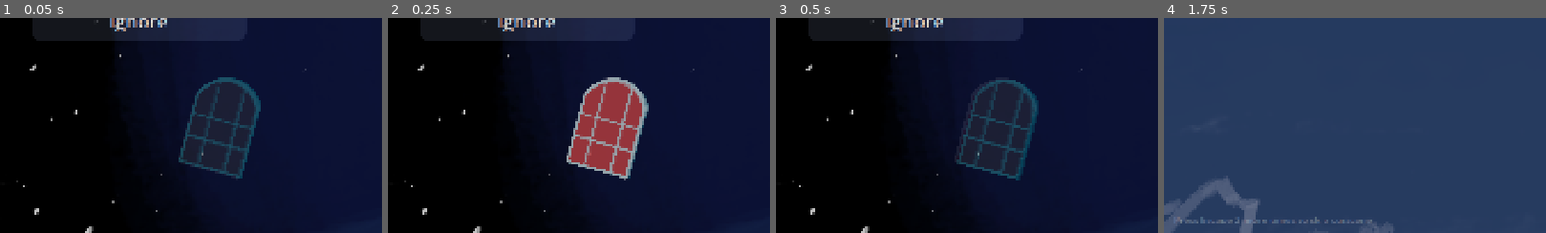
Above: before the commit, frames 1-4 (left to right).
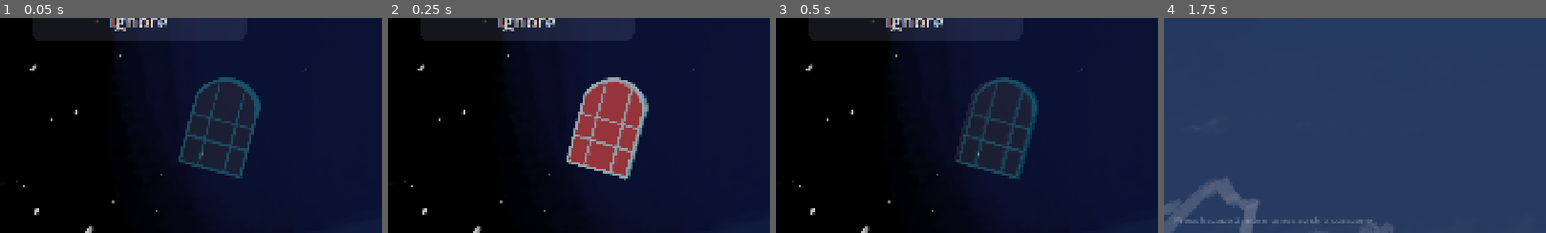
Above: after the commit, the same moments.

Repository: FlooferLand/timeloop-game
Game: Godot game, scene res://levels/init/init.tscn
The game is run twice, just before and just after one commit, with the same random seed, the same clock (stepped at 60 frames per second) and the same inputs. Before the commit the project starts from res://levels/title_screen/title_screen.tscn. Sound files missing from this copy of the repository are replaced by a short silence.
Inputs (mouse positions are % of the whole screen's width and height, from its top left):
- Up to frame 1 (0.05 s): no input
- Up to frame 2 (0.25 s): no input
- Up to frame 3 (0.5 s): no input
- Up to frame 4 (1.75 s): click "Respond" at 0.5 s; tap Enter at 1.25 s; move the mouse to (72, 45) at 1.27 s; hold D (walk_right) from 1.28 s (still down); hold Space (advance_dialog) from 1.28 s (still down); click (72, 45) at 1.42 s
The pictures show only the part of the screen within x 0-50%, y 50-100%; the shares and areas given below are measured in that part.

The runs differ from the first frame. In frame 1, less than 0.1% of the frame differs, in the area x 46-67%, y 29-72%; in frame 2, less than 0.1%; in frame 3, 0.5%, in the area x 47-68%, y 27-76%; in frame 4, nothing differs.

Commit message:
Add default scene to cache compelx operations at game startup

Diff:
--- /dev/null
+++ b/levels/init/init.gd
@@ -0,0 +1,11 @@
+extends Node2D
+
+const TitleScreenScene := preload("uid://cu638cpwjak4k")
+
+var waited: float = 0.0
+
+func _process(delta: float) -> void:
+	waited += delta
+	if waited > 1.0 or OS.is_debug_build():
+		get_tree().change_scene_to_packed(TitleScreenScene)
+		waited = 0.0
--- /dev/null
+++ b/levels/init/init.tscn
@@ -0,0 +1,40 @@
+[gd_scene load_steps=6 format=3 uid="uid://b5pwoudleripi"]
+
+[ext_resource type="Script" uid="uid://q8w8umo33im0" path="res://levels/init/init.gd" id="1_bvh36"]
+[ext_resource type="PackedScene" uid="uid://b126372syf2k6" path="res://levels/outside/scenes/spaceship_land_poof.tscn" id="2_0ifk7"]
+[ext_resource type="Texture2D" uid="uid://0fbuntqttqsl" path="res://assets/textures/loading.png" id="2_2r24f"]
+[ext_resource type="PackedScene" uid="uid://divqq41454uas" path="res://levels/outside/scenes/spaceship_ambient_poof.tscn" id="3_uhywf"]
+
+[sub_resource type="StyleBoxFlat" id="StyleBoxFlat_tu4rc"]
+bg_color = Color(0, 0, 0, 1)
+
+[node name="Init" type="Node2D"]
+script = ExtResource("1_bvh36")
+
+[node name="Scene" type="Node2D" parent="."]
+metadata/_edit_lock_ = true
+
+[node name="SpaceshipLandPoof" parent="Scene" instance=ExtResource("2_0ifk7")]
+
+[node name="SpaceshipAmbientPoof" parent="Scene" instance=ExtResource("3_uhywf")]
+
+[node name="Camera2D" type="Camera2D" parent="."]
+process_callback = 0
+limit_enabled = false
+
+[node name="CanvasLayer" type="CanvasLayer" parent="."]
+layer = 1000
+
+[node name="PanelContainer" type="PanelContainer" parent="CanvasLayer"]
+anchors_preset = 15
+anchor_right = 1.0
+anchor_bottom = 1.0
+grow_horizontal = 2
+grow_vertical = 2
+theme_override_styles/panel = SubResource("StyleBoxFlat_tu4rc")
+
+[node name="TextureRect" type="TextureRect" parent="CanvasLayer/PanelContainer"]
+layout_mode = 2
+texture = ExtResource("2_2r24f")
+expand_mode = 2
+stretch_mode = 5
--- a/levels/outside/intro.tscn
+++ b/levels/outside/intro.tscn
@@ -20,7 +20,9 @@
 [ext_resource type="AudioStream" uid="uid://bfy30r4rmfmln" path="res://assets/sfx/door/door_close_1.wav" id="15_yvt5h"]
 [ext_resource type="Texture2D" uid="uid://ctai58rgk4jp7" path="res://assets/textures/water_particle.png" id="17_wgj81"]
 [ext_resource type="Script" uid="uid://nsjrhdwswjjr" path="res://levels/outside/skippo.gd" id="18_u1cip"]
+[ext_resource type="PackedScene" uid="uid://divqq41454uas" path="res://levels/outside/scenes/spaceship_ambient_poof.tscn" id="19_rjd78"]
 [ext_resource type="AudioStream" uid="uid://d2uc776b6rryi" path="res://assets/sfx/random/typewrite.tres" id="19_y3yg3"]
+[ext_resource type="PackedScene" uid="uid://b126372syf2k6" path="res://levels/outside/scenes/spaceship_land_poof.tscn" id="20_d3c7x"]
 [ext_resource type="PackedScene" uid="uid://dgnguofpsk6jj" path="res://components/skip/skip_component.tscn" id="22_yvt5h"]
 
 [sub_resource type="WorldBoundaryShape2D" id="WorldBoundaryShape2D_7jqtv"]
@@ -552,75 +554,6 @@
 &"intro_cutscene": SubResource("Animation_oqetn")
 }
 
-[sub_resource type="Curve" id="Curve_u1cip"]
-_data = [Vector2(0, 0), 0.0, 0.0, 0, 0, Vector2(0.302817, 0.918532), 0.56662, 0.56662, 0, 0, Vector2(1, 0), 0.0, 0.0, 0, 0]
-point_count = 3
-
-[sub_resource type="CurveTexture" id="CurveTexture_y3yg3"]
-curve = SubResource("Curve_u1cip")
-
-[sub_resource type="Curve" id="Curve_5q5nc"]
-_data = [Vector2(0, 0), 0.0, 0.0, 0, 0, Vector2(0.255869, 1), 0.0, 0.0, 0, 0, Vector2(1, 0), 0.0, 0.0, 0, 0]
-point_count = 3
-
-[sub_resource type="CurveTexture" id="CurveTexture_yvt5h"]
-curve = SubResource("Curve_5q5nc")
-
-[sub_resource type="Curve" id="Curve_6mhyd"]
-_data = [Vector2(0, 0), 0.0, 0.0, 0, 0, Vector2(0.171362, 0.93017), 0.774676, 0.774676, 0, 0, Vector2(0.673469, 0.715438), -1.40856, -1.40856, 0, 0, Vector2(1, 0.295882), 0.0, 0.0, 0, 0]
-point_count = 4
-
-[sub_resource type="CurveTexture" id="CurveTexture_5q5nc"]
-curve = SubResource("Curve_6mhyd")
-
-[sub_resource type="ParticleProcessMaterial" id="ParticleProcessMaterial_yvt5h"]
-particle_flag_disable_z = true
-emission_shape = 3
-emission_box_extents = Vector3(170, 200, 1)
-direction = Vector3(0, 1, 0)
-gravity = Vector3(0, 30, 0)
-scale_min = 0.5
-scale_max = 2.0
-scale_curve = SubResource("CurveTexture_5q5nc")
-color = Color(0.879885, 0.927937, 1, 0.352941)
-alpha_curve = SubResource("CurveTexture_y3yg3")
-emission_curve = SubResource("CurveTexture_yvt5h")
-hue_variation_min = -0.15
-hue_variation_max = 0.15
-turbulence_noise_speed = Vector3(1, 1, 1)
-turbulence_influence_max = 1.0
-turbulence_initial_displacement_min = 1.49012e-06
-turbulence_initial_displacement_max = 1.0
-
-[sub_resource type="Curve" id="Curve_wgj81"]
-_data = [Vector2(0.00583091, 1), 0.0, 0.0, 0, 0, Vector2(0.504373, 0.707949), -1.11962, -1.11962, 0, 0, Vector2(1, 0), 0.0, 0.0, 0, 0]
-point_count = 3
-
-[sub_resource type="CurveTexture" id="CurveTexture_u1cip"]
-curve = SubResource("Curve_wgj81")
-
-[sub_resource type="Curve" id="Curve_y3yg3"]
-_data = [Vector2(0, 1), 0.0, 0.0, 0, 0, Vector2(0.673469, 0.715438), -1.40856, -1.40856, 0, 0, Vector2(1, 0.460829), 0.0, 0.0, 0, 0]
-point_count = 3
-
-[sub_resource type="CurveTexture" id="CurveTexture_6mhyd"]
-curve = SubResource("Curve_y3yg3")
-
-[sub_resource type="ParticleProcessMaterial" id="ParticleProcessMaterial_wgj81"]
-particle_flag_disable_z = true
-emission_shape = 3
-emission_box_extents = Vector3(180, 0.6, 1)
-direction = Vector3(0, 1, 0)
-gravity = Vector3(0, 30, 0)
-scale_max = 2.0
-scale_curve = SubResource("CurveTexture_6mhyd")
-color = Color(0.879885, 0.927937, 1, 0.352941)
-alpha_curve = SubResource("CurveTexture_u1cip")
-turbulence_noise_speed = Vector3(1, 1, 1)
-turbulence_influence_max = 1.0
-turbulence_initial_displacement_min = 1.49012e-06
-turbulence_initial_displacement_max = 1.0
-
 [sub_resource type="LabelSettings" id="LabelSettings_wgj81"]
 font_size = 24
 font_color = Color(1, 1, 1, 0.3137255)
@@ -722,7 +655,7 @@
 position = Vector2(48, -944)
 
 [node name="OutsideCamera" type="Camera2D" parent="Camera" node_paths=PackedStringArray("target")]
-position = Vector2(47.99999, -944.0002)
+position = Vector2(48, -944)
 zoom = Vector2(0.8, 0.8)
 process_callback = 0
 limit_left = -1150
@@ -768,25 +701,10 @@
 volume_db = -7.0
 bus = &"SFX"
 
-[node name="SpaceshipAmbientPoof" type="GPUParticles2D" parent="Spaceship"]
+[node name="SpaceshipAmbientPoof" parent="Spaceship" instance=ExtResource("19_rjd78")]
 position = Vector2(0, -232)
-amount = 12
-texture = ExtResource("17_wgj81")
-lifetime = 2.0
-preprocess = 0.5
-explosiveness = 0.2
-randomness = 1.0
-process_material = SubResource("ParticleProcessMaterial_yvt5h")
-
-[node name="SpaceshipLandPoof" type="GPUParticles2D" parent="."]
-emitting = false
-amount = 12
-texture = ExtResource("17_wgj81")
-lifetime = 3.0
-one_shot = true
-explosiveness = 1.0
-randomness = 1.0
-process_material = SubResource("ParticleProcessMaterial_wgj81")
+
+[node name="SpaceshipLandPoof" parent="." instance=ExtResource("20_d3c7x")]
 
 [node name="Skippo" type="CanvasLayer" parent="." node_paths=PackedStringArray("to_stop", "skip_component", "skip_label", "animator", "camera", "camera_target")]
 script = ExtResource("18_u1cip")
--- /dev/null
+++ b/levels/outside/scenes/spaceship_ambient_poof.tscn
@@ -0,0 +1,52 @@
+[gd_scene load_steps=9 format=3 uid="uid://divqq41454uas"]
+
+[ext_resource type="Texture2D" uid="uid://ctai58rgk4jp7" path="res://assets/textures/water_particle.png" id="1_lsfcq"]
+
+[sub_resource type="Curve" id="Curve_u1cip"]
+_data = [Vector2(0, 0), 0.0, 0.0, 0, 0, Vector2(0.302817, 0.918532), 0.56662, 0.56662, 0, 0, Vector2(1, 0), 0.0, 0.0, 0, 0]
+point_count = 3
+
+[sub_resource type="CurveTexture" id="CurveTexture_y3yg3"]
+curve = SubResource("Curve_u1cip")
+
+[sub_resource type="Curve" id="Curve_5q5nc"]
+_data = [Vector2(0, 0), 0.0, 0.0, 0, 0, Vector2(0.255869, 1), 0.0, 0.0, 0, 0, Vector2(1, 0), 0.0, 0.0, 0, 0]
+point_count = 3
+
+[sub_resource type="CurveTexture" id="CurveTexture_yvt5h"]
+curve = SubResource("Curve_5q5nc")
+
+[sub_resource type="Curve" id="Curve_6mhyd"]
+_data = [Vector2(0, 0), 0.0, 0.0, 0, 0, Vector2(0.171362, 0.93017), 0.774676, 0.774676, 0, 0, Vector2(0.673469, 0.715438), -1.40856, -1.40856, 0, 0, Vector2(1, 0.295882), 0.0, 0.0, 0, 0]
+point_count = 4
+
+[sub_resource type="CurveTexture" id="CurveTexture_5q5nc"]
+curve = SubResource("Curve_6mhyd")
+
+[sub_resource type="ParticleProcessMaterial" id="ParticleProcessMaterial_yvt5h"]
+particle_flag_disable_z = true
+emission_shape = 3
+emission_box_extents = Vector3(170, 200, 1)
+direction = Vector3(0, 1, 0)
+gravity = Vector3(0, 30, 0)
+scale_min = 0.5
+scale_max = 2.0
+scale_curve = SubResource("CurveTexture_5q5nc")
+color = Color(0.879885, 0.927937, 1, 0.352941)
+alpha_curve = SubResource("CurveTexture_y3yg3")
+emission_curve = SubResource("CurveTexture_yvt5h")
+hue_variation_min = -0.15
+hue_variation_max = 0.15
+turbulence_noise_speed = Vector3(1, 1, 1)
+turbulence_influence_max = 1.0
+turbulence_initial_displacement_min = 1.49012e-06
+turbulence_initial_displacement_max = 1.0
+
+[node name="SpaceshipAmbientPoof" type="GPUParticles2D"]
+amount = 12
+texture = ExtResource("1_lsfcq")
+lifetime = 2.0
+preprocess = 0.5
+explosiveness = 0.2
+randomness = 1.0
+process_material = SubResource("ParticleProcessMaterial_yvt5h")
--- /dev/null
+++ b/levels/outside/scenes/spaceship_land_poof.tscn
@@ -0,0 +1,42 @@
+[gd_scene load_steps=7 format=3 uid="uid://b126372syf2k6"]
+
+[ext_resource type="Texture2D" uid="uid://ctai58rgk4jp7" path="res://assets/textures/water_particle.png" id="1_drckj"]
+
+[sub_resource type="Curve" id="Curve_wgj81"]
+_data = [Vector2(0.00583091, 1), 0.0, 0.0, 0, 0, Vector2(0.504373, 0.707949), -1.11962, -1.11962, 0, 0, Vector2(1, 0), 0.0, 0.0, 0, 0]
+point_count = 3
+
+[sub_resource type="CurveTexture" id="CurveTexture_u1cip"]
+curve = SubResource("Curve_wgj81")
+
+[sub_resource type="Curve" id="Curve_y3yg3"]
+_data = [Vector2(0, 1), 0.0, 0.0, 0, 0, Vector2(0.673469, 0.715438), -1.40856, -1.40856, 0, 0, Vector2(1, 0.460829), 0.0, 0.0, 0, 0]
+point_count = 3
+
+[sub_resource type="CurveTexture" id="CurveTexture_6mhyd"]
+curve = SubResource("Curve_y3yg3")
+
+[sub_resource type="ParticleProcessMaterial" id="ParticleProcessMaterial_wgj81"]
+particle_flag_disable_z = true
+emission_shape = 3
+emission_box_extents = Vector3(180, 0.6, 1)
+direction = Vector3(0, 1, 0)
+gravity = Vector3(0, 30, 0)
+scale_max = 2.0
+scale_curve = SubResource("CurveTexture_6mhyd")
+color = Color(0.879885, 0.927937, 1, 0.352941)
+alpha_curve = SubResource("CurveTexture_u1cip")
+turbulence_noise_speed = Vector3(1, 1, 1)
+turbulence_influence_max = 1.0
+turbulence_initial_displacement_min = 1.49012e-06
+turbulence_initial_displacement_max = 1.0
+
+[node name="SpaceshipLandPoof" type="GPUParticles2D"]
+emitting = false
+amount = 12
+texture = ExtResource("1_drckj")
+lifetime = 3.0
+one_shot = true
+explosiveness = 1.0
+randomness = 1.0
+process_material = SubResource("ParticleProcessMaterial_wgj81")
--- a/project.godot
+++ b/project.godot
@@ -13,7 +13,7 @@
 config/name="Time at the office"
 config/description="An alien stumbles across an office building that is stuck in a time loop"
 config/version="1.0.0"
-run/main_scene="uid://cu638cpwjak4k"
+run/main_scene="uid://b5pwoudleripi"
 config/features=PackedStringArray("4.5")
 boot_splash/bg_color=Color(0, 0, 0, 1)
 boot_splash/image="uid://0fbuntqttqsl"
Not shown, added: levels/init/init.gd.uid
Not shown: 1 places in levels/outside/intro.tscn that only renumber resources
